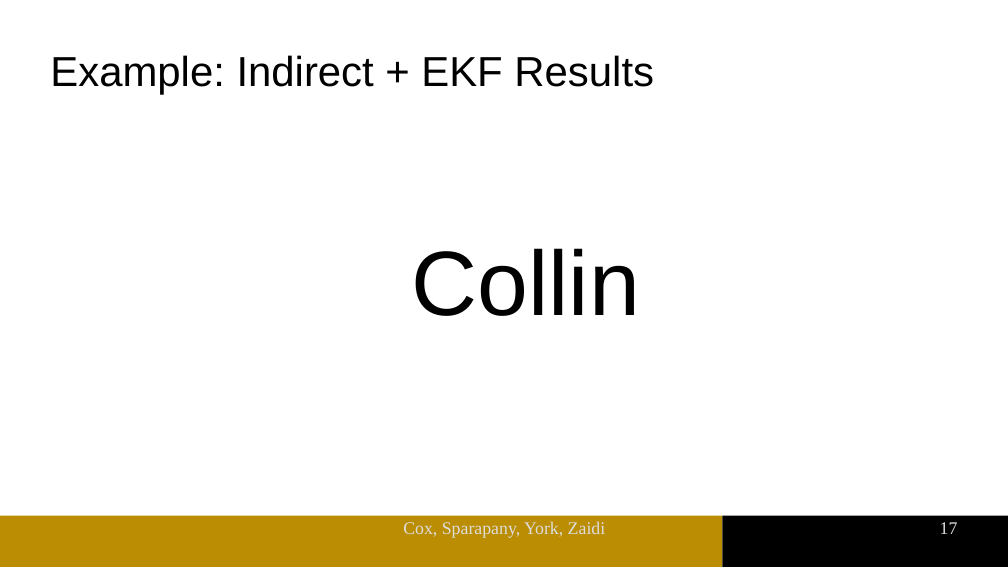
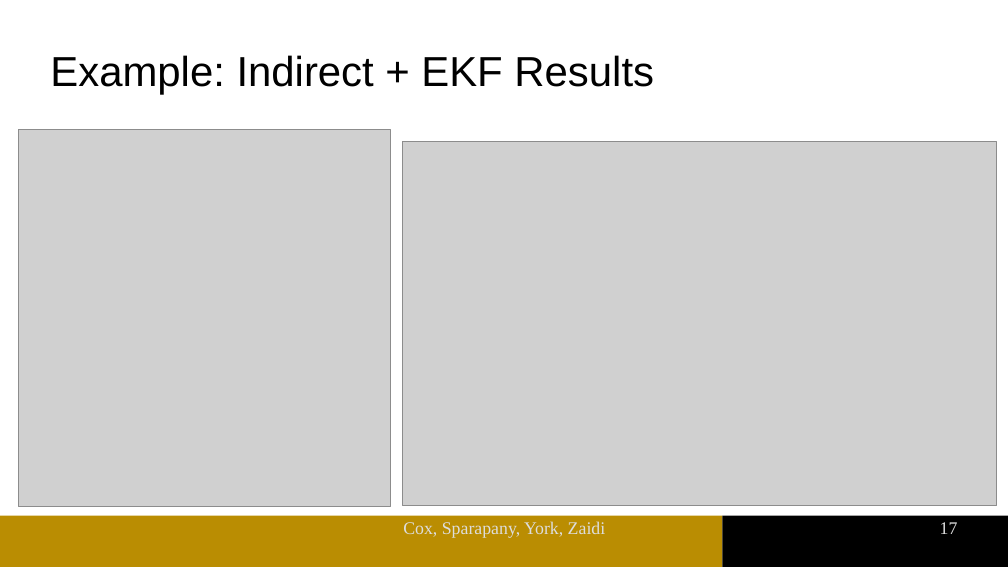
Before and after one commit to msparapa/aae568_project, a slide deck: slide 17 of presentation/MainSlides.odp. Drawn at 1008x567 pixels with LibreOffice and Linux fonts; fonts in the diff are those of the drawing; grey boxes stand for pictures; background and template pictures are left out. Boxes give left, top, right and bottom in pixels: in the first picture for what was removed or moved away, otherwise in the second. Text is boxed around its words. In the diff, an @@ line names an element or a change of style, - is before the commit and + after.

Commit message:
updates to slides, adjusted parameters in  to get results for indirect + EKF

```diff
--- a/presentation/MainSlides.odp
+++ b/presentation/MainSlides.odp
@@ picture added at (18,130,391,507) @@
@@ picture added at (402,142,997,507) @@
@@ text removed at (411,248,640,316) @@
-Collin
```
Also in this commit, not shown: 9 other slides changed, 1 other file.
